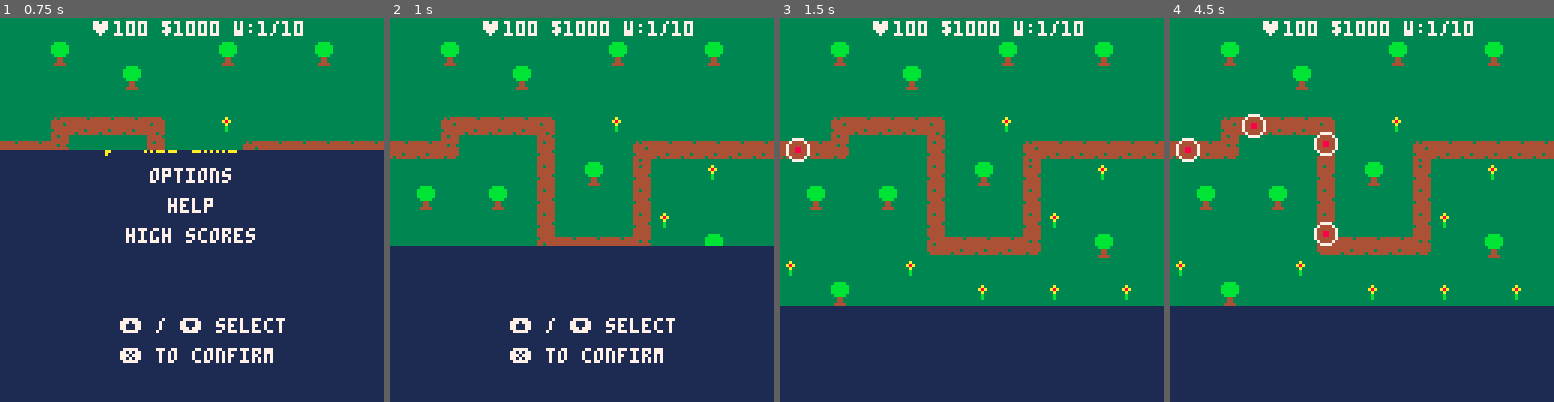
Above: before the commit, frames 1-4 (left to right).
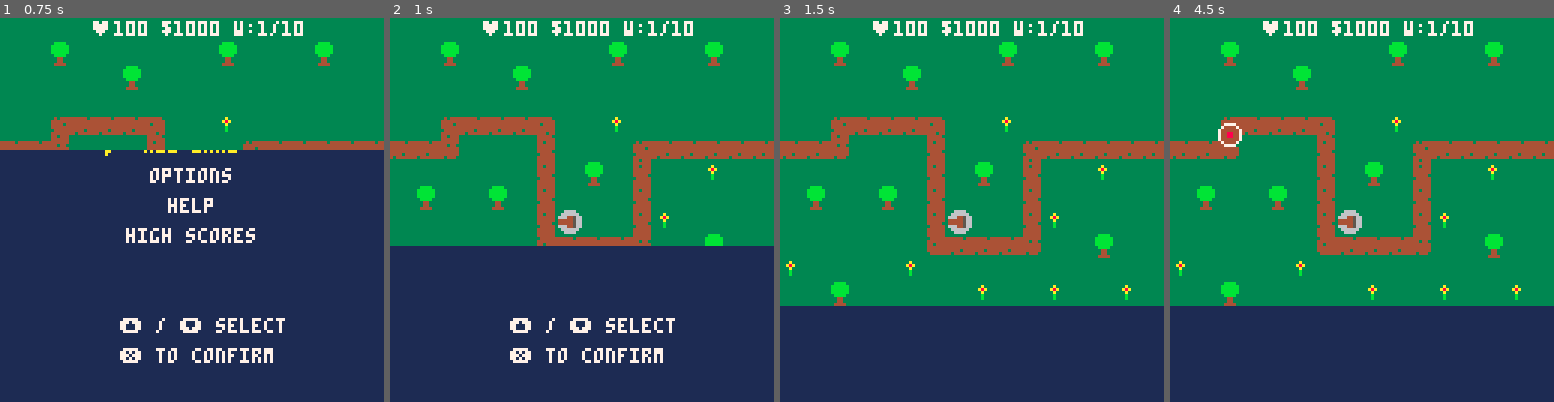
Above: after the commit, the same moments.

Repository: WideArchShark/picodefense
Game: PICO-8 cartridge pico_defense.p8
Same seed, same stepped clock (60 frames per second), same inputs: the game is played once before the commit and once after it.
Inputs:
- Up to frame 1 (0.75 s): tap X (X key) at 0.33 s
- Up to frame 2 (1 s): no input
- Up to frame 3 (1.5 s): tap X (X key) at 1.07 s
- Up to frame 4 (4.5 s): tap X (X key) at 1.85, 2.97, 4.08 s; hold Up 2.15-2.42 s; hold Down 3.63-3.97 s

Frame 1 is identical in both runs. In frame 2, 0.3% of the frame differs, in the area x 43-50%, y 50-57%; in frame 3, 0.5%; in frame 4, 1.1%, in the area x 1-50%, y 25-60%.

Commit message:
Tutorial 04

Diff:
--- a/pico_defense.p8
+++ b/pico_defense.p8
@@ -91,22 +92,25 @@
 -->8
 -- game state
 function init_game()
+	add_turret(2,56,64,30)
 	current_level = 1
 	player_health = 100
 end
 
 function update_game()
-	if (cf % 30 == 0) then
+	if (cf % 90 == 0) then
 		add_enemy(1)
 	end
 
 	update_enemies()
+	update_turrets()
 end
 
 function draw_game()
 	tcls(1)
 	map(0,0,0,0,16,12)
 	draw_enemies()
+	draw_turrets()
 	centre_text("♥"..player_health.." $1000 w:1/10",1,7)
 end
 -->8
@@ -172,7 +176,7 @@
 }
 
 enemy_types = {
-	{ "circle of death", 48, 50, 1, 10 }
+	{ "circle of death", 48, 50, 0.75, 10 }
 }
 
 enemies = {}
@@ -197,6 +201,7 @@
 	e.tx = level_paths[current_level][3]
 	e.ty = level_paths[current_level][4]
 	e.target_index = 3
+	e.dead = false
 
 	e.health = enemy_types[enemy_type][3]
 	e.speed = enemy_types[enemy_type][4]
@@ -227,6 +232,7 @@
 		if (e.target_index > #level_paths[1]) then
 			inflict_damage(e.damage)
 			sfx(0)
+			e.dead = true
 			del(enemies,e)
 		else
 			e.tx = level_paths[current_level][e.target_index]
@@ -246,15 +252,112 @@
 	if (player_health <= 0) then
 	end
 end
+-->8
+-- turrets
+
+turrets = {}
+
+function add_turret(ts,tpx,tpy,tr)
+	t = {}
+	t.s = ts -- root sprite
+	t.px = tpx
+	t.py = tpy
+	t.cs = t.s -- current sprite
+	t.r = tr -- range
+	t.fx = false -- flip x
+	t.fy = false -- flip y
+	t.has_target = false
+	t.enemy = nil
+
+	add(turrets,t)
+end
+
+function update_turrets()
+	for t in all(turrets) do
+		update_turret(t)
+	end
+end
+
+function draw_turrets()
+	for t in all(turrets) do
+		draw_turret(t)
+	end
+end
+
+function update_turret(t)
+	if (t.has_target) then
+		if (t.enemy == nil or t.enemy.dead or distance(t.px,t.enemy.px,t.py,t.enemy.py) > t.r) then
+			t.has_target = false
+		else
+			rotate_turret(t)
+		end
+	else
+		for e in all(enemies) do
+			if (distance(t.px,e.px,t.py,e.py) < t.r) then
+				t.has_target = true
+				t.enemy = e
+			end
+		end
+	end
+end
+
+function rotate_turret(t)
+	local r = atan2((t.px+4)-(t.enemy.px+4),(t.py+4)-(t.enemy.py+4))
+
+	if (r < 0.125) then
+		t.cs = t.s
+		t.fx = false
+		t.fy = false
+	elseif (r < 0.25) then
+		t.cs = t.s+2
+		t.fx = false
+		t.fy = false
+	elseif (r < 0.375) then
+		t.cs = t.s+1
+		t.fx = false
+		t.fy = false
+	elseif (r < 0.5) then
+		t.cs = t.s+2
+		t.fx = true
+		t.fy = false
+	elseif (r < 0.625) then
+		t.cs = t.s
+		t.fx = true
+		t.fy = false
+	elseif (r < 0.75) then
+		t.cs = t.s+2
+		t.fx = true
+		t.fy = true
+	elseif (r < 0.875) then
+		t.cs = t.s+1
+		t.fx = false
+		t.fy = true
+	else
+		t.cs = t.s+2
+		t.fx = false
+		t.fy = true
+	end
+
+end
+
+function draw_turret(t)
+	spr(t.cs,t.px,t.py,1,1,t.fx,t.fy)
+end
+
+function distance(x1,x2,y1,y2)
+	local dx = abs(x1-x2)
+	local dy = abs(y1-y2)
+	return sqrt((dx*dx) + (dy*dy))
+end
 __gfx__
-00000000a00000000000000000000000000000000000000000000000000000000000000000000000000000000000000000000000000000000000000000000000
-00000000aa0000000000000000000000000000000000000000000000000000000000000000000000000000000000000000000000000000000000000000000000
-00700700aaa000000000000000000000000000000000000000000000000000000000000000000000000000000000000000000000000000000000000000000000
-00077000aaaa00000000000000000000000000000000000000000000000000000000000000000000000000000000000000000000000000000000000000000000
-00077000aaa000000000000000000000000000000000000000000000000000000000000000000000000000000000000000000000000000000000000000000000
-00700700aa0000000000000000000000000000000000000000000000000000000000000000000000000000000000000000000000000000000000000000000000
-00000000a00000000000000000000000000000000000000000000000000000000000000000000000000000000000000000000000000000000000000000000000
-00000000000000000000000000000000000000000000000000000000000000000000000000000000000000000000000000000000000000000000000000000000
+00000000a00000000066660000666600006666000000000000000000000000000000000000000000000000000000000000000000000000000000000000000000
+00000000aa0000000666666006666660066656600000000000000000000000000000000000000000000000000000000000000000000000000000000000000000
+00700700aaa000006664456666555566666445660000000000000000000000000000000000000000000000000000000000000000000000000000000000000000
+00077000aaaa00004444456666444466666444560000000000000000000000000000000000000000000000000000000000000000000000000000000000000000
+00077000aaa000004444456666444466664444660000000000000000000000000000000000000000000000000000000000000000000000000000000000000000
+00700700aa0000006664456666644666644466660000000000000000000000000000000000000000000000000000000000000000000000000000000000000000
+00000000a00000000666666006644660044666600000000000000000000000000000000000000000000000000000000000000000000000000000000000000000
+00000000000000000066660000644600006666000000000000000000000000000000000000000000000000000000000000000000000000000000000000000000
 33333333333333333444444334444443344444433333333333333333000000000000000000000000000000000000000000000000000000000000000000000000
 33333333444443443443444333444444444444433343444444444433000000000000000000000000000000000000000000000000000000000000000000000000
 33333333444444443444444334444444444344333444444444444443000000000000000000000000000000000000000000000000000000000000000000000000
